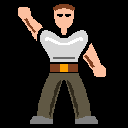
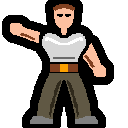
Revision of a layered 128 × 128 image; what changed, layer by layer:
added layer "New Layer" above "shirt" over [42, 33, 86, 39]
hid "shirt" over [40, 30, 88, 62]
hid "hand2 copy#3" over [18, 7, 31, 19]
hid "hand2 copy#2", painted on it over [21, 14, 45, 43]
showed "hand2 copy#1" over [10, 23, 23, 35]
showed "arm#1", painted on it over [14, 26, 45, 44]
hid "cloakshad" over [9, 1, 107, 127]
painted on "face#1" over [0, 0, 128, 128]
